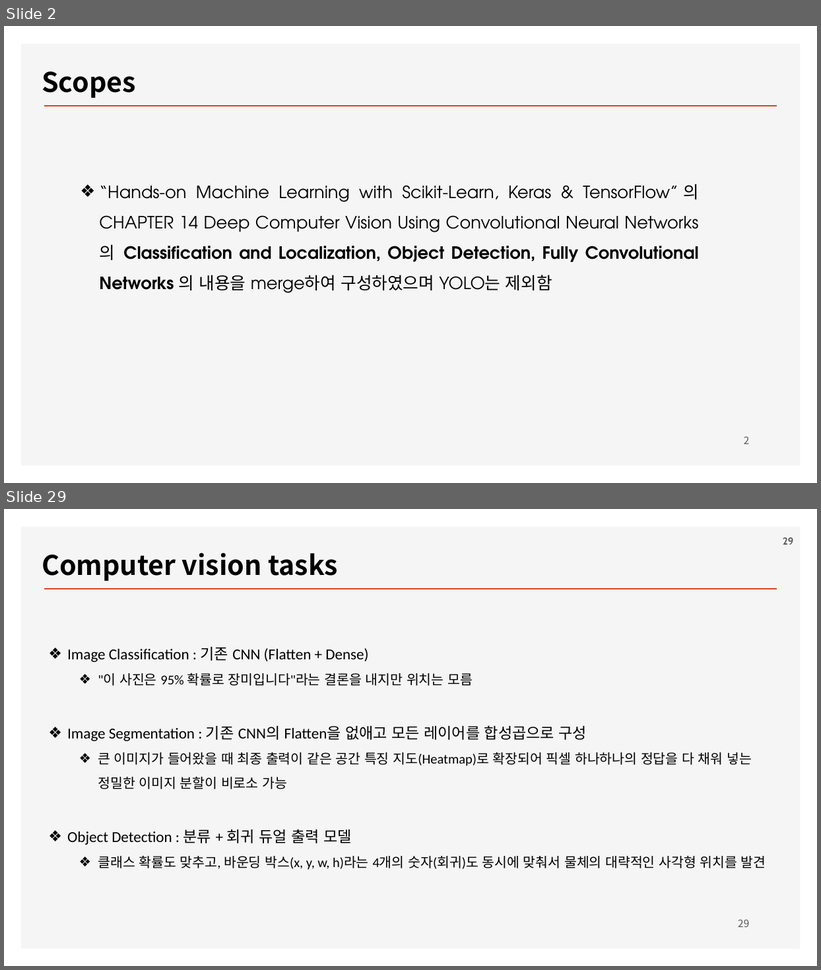
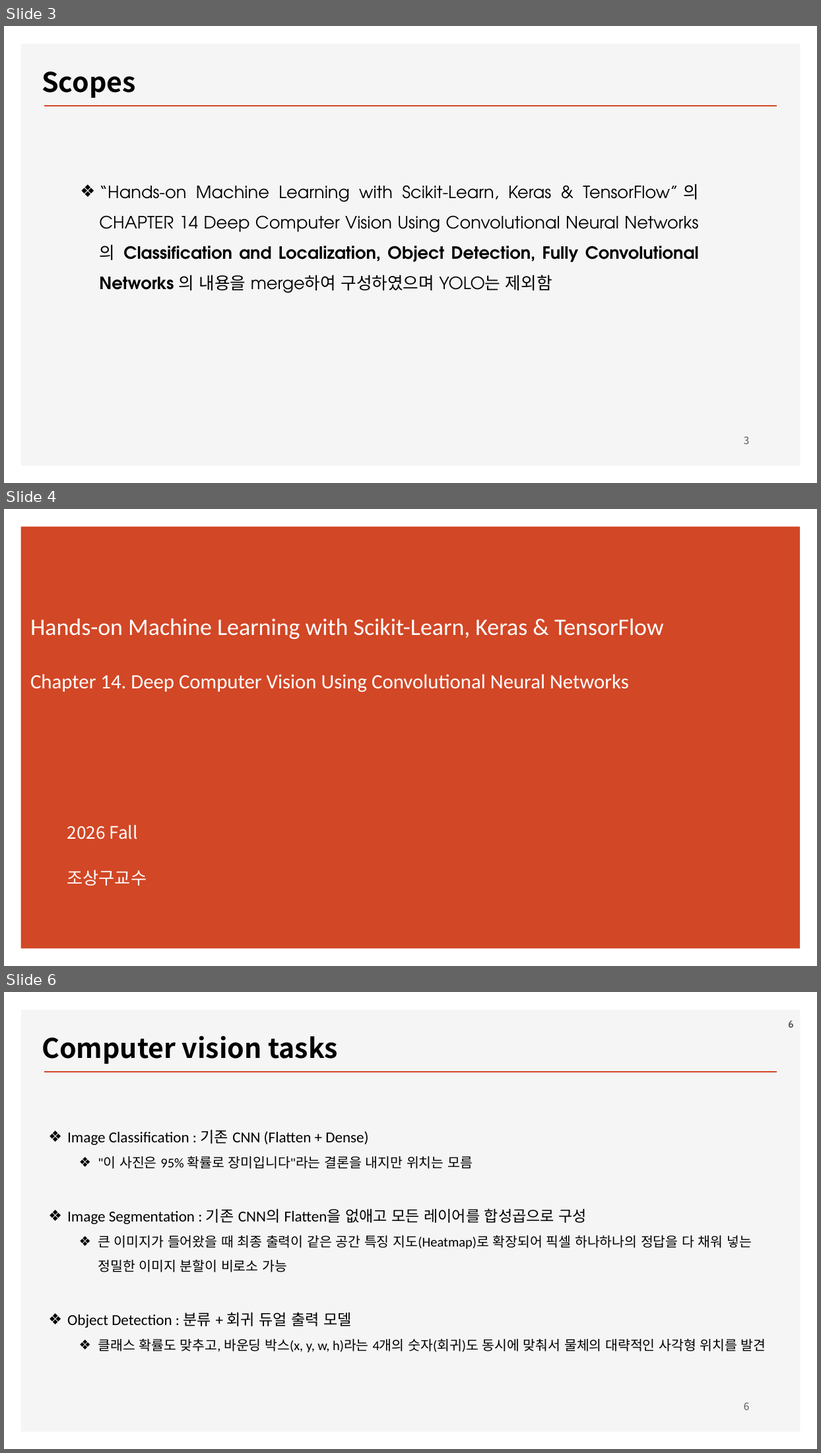
Before and after one commit to ancestor9/2026_Fall_Deep-Learning-with-Python, a slide deck: Chapter 11 Image segmentation.pptx. Shown one above the other, each under a label of ours: slides 2 and 29 before the commit, slides 3, 4 and 6 after it; the slides between them are not shown. The pictures are 821x970 and 821x1453 pixels, drawn with LibreOffice and Linux fonts; fonts in the diff are those of the drawing; background and template pictures are left out. Boxes give left, top, right and bottom in pixels: in the first picture for what was removed or moved away, otherwise in the second. Text is boxed around its words. In the diff, an @@ line names an element or a change of style, - is before the commit and + after.

```diff
--- a/Chapter 11 Image segmentation.pptx
+++ b/Chapter 11 Image segmentation.pptx
@@ slide 4 added at [4, 509, 817, 966], background #FFFFFF @@
@@ rectangle added at [21, 527, 801, 949], fill #D24726 @@
@@ title added at [30, 619, 664, 692], 24 pt, text #FFFFFF @@
+Hands-on Machine Learning with Scikit-Learn, Keras & TensorFlow
+Chapter 14. Deep Computer Vision Using Convolutional Neural Networks
@@ text added at [67, 825, 147, 886], 20.4 pt, text #FFFFFF @@
+2026 Fall
+조상구교수
@@ what was slide 2 is now slide 3 @@
@@ page number at [744, 437, 750, 444]: text changed @@
-2
+3
@@ what was slide 29 is now slide 6 @@
@@ page number at [788, 1020, 794, 1028]: text changed @@
-29
+6
@@ page number at [744, 1403, 750, 1410]: text changed @@
-29
+6
```
Also in this commit, not shown: 7 slides changed, 5 other slides added, 1 slide removed.
